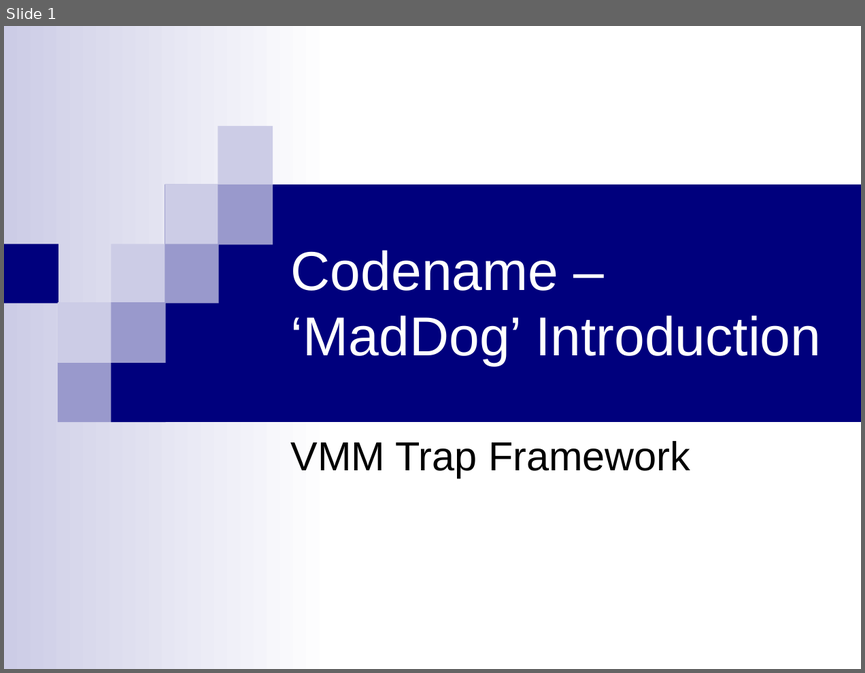
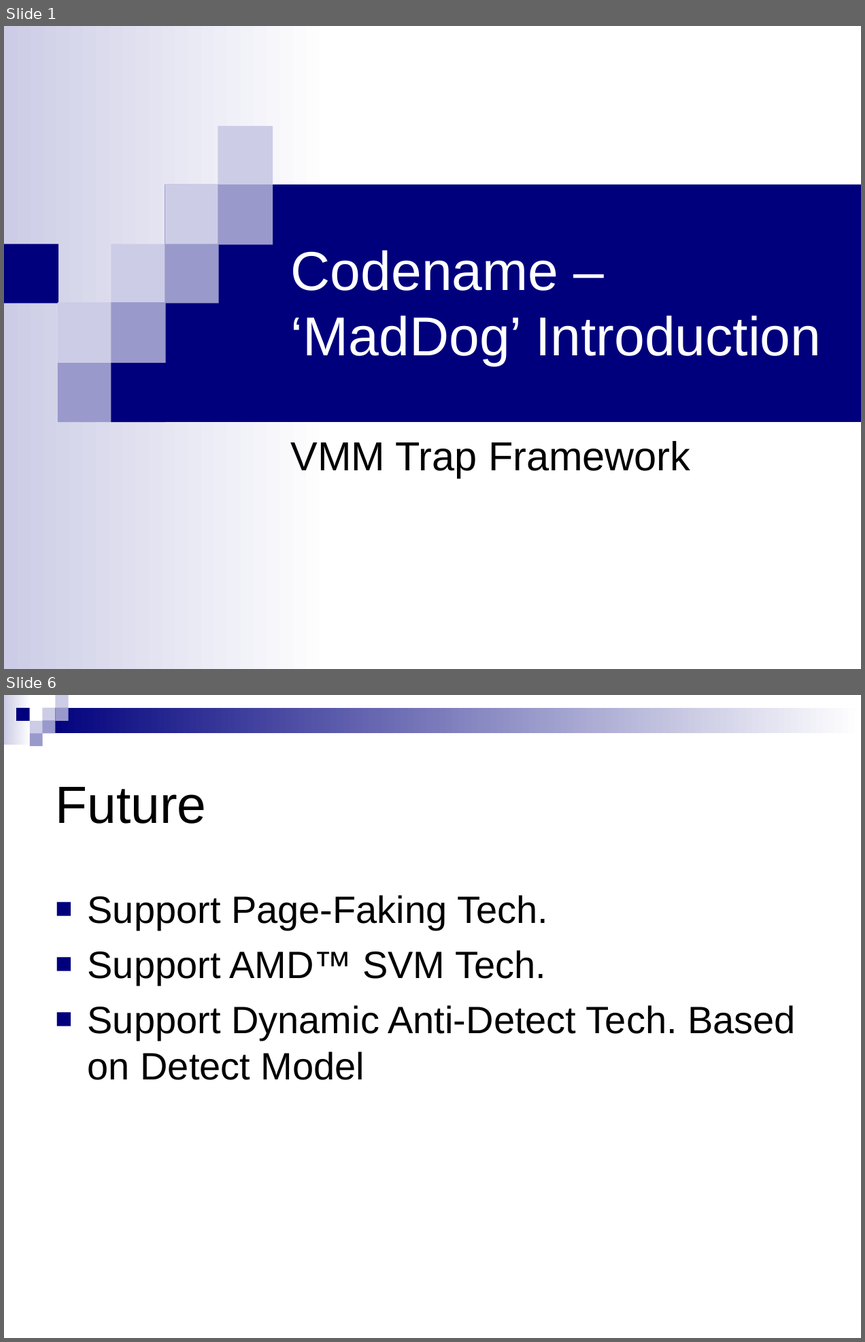
Before and after one commit to xdel/bluepillstudy, a slide deck: Framework/MadDog/doc/MadDog Project.ppt. Shown one above the other, each under a label of ours: slide 1 before the commit, slides 1 and 6 after it; the slides between them are not shown. The pictures are 865x673 and 865x1342 pixels, drawn with LibreOffice and Linux fonts; fonts in the diff are those of the drawing. Boxes give left, top, right and bottom in pixels: in the first picture for what was removed or moved away, otherwise in the second. Text is boxed around its words. In the diff, an @@ line names an element or a change of style, - is before the commit and + after.

```diff
--- a/Framework/MadDog/doc/MadDog Project.ppt
+++ b/Framework/MadDog/doc/MadDog Project.ppt
@@ slide 6 added at <box>4,695,861,1338</box>, background #FFFFFF @@
@@ group added at <box>4,695,861,747</box>: 9 rectangles @@
@@ title added at <box>55,787,206,824</box>, 44 pt, text #000000 @@
+Future
@@ text added at <box>88,895,796,1080</box>, 32 pt, text #000000 @@
+■ Support Page-Faking Tech.
+■ Support AMD™ SVM Tech.
+■ Support Dynamic Anti-Detect Tech. Based on Detect Model
```
Also in this commit, not shown: 4 other slides added, 3 other files.
